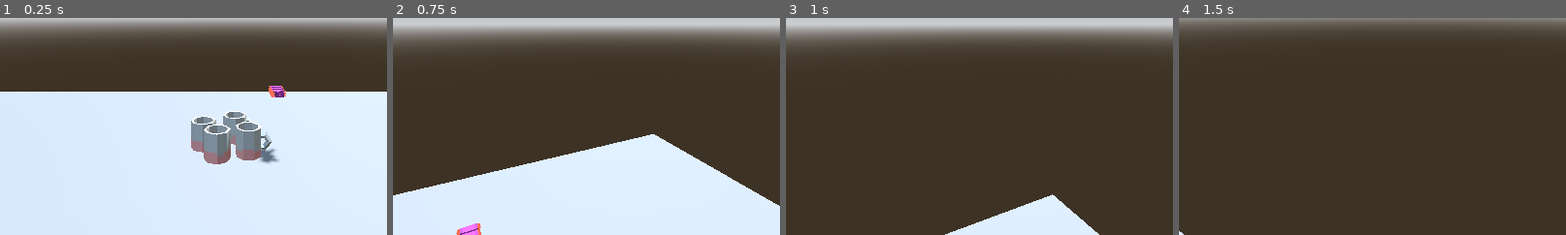
Above: before the commit, frames 1-4 (left to right).
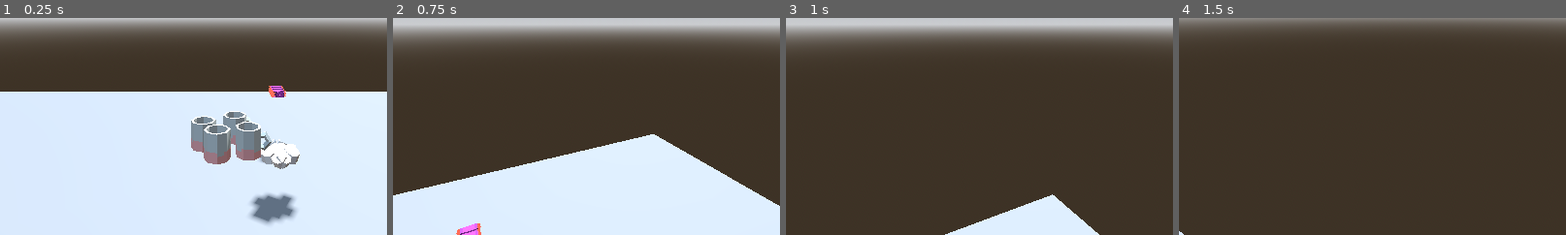
Above: after the commit, the same moments.

Repository: DEVUCP/The-Penguinn
Game: Godot game, scene res://src/test_scene.tscn
The game is run twice, just before and just after one commit, with the same random seed, the same clock (stepped at 60 frames per second) and the same inputs.
Inputs (mouse positions are % of the whole screen's width and height, from its top left):
- Up to frame 1 (0.25 s): no input
- Up to frame 2 (0.75 s): tap Enter (ui_accept) at 0.5 s; move the mouse to (55, 50) at 0.52 s; hold Up (ui_up) from 0.53 s (still down); tap E (interact) at 0.6 s; click (55, 50) at 0.67 s
- Up to frame 3 (1 s): keep holding Up (ui_up); tap Enter (ui_accept) at 0.77 s
- Up to frame 4 (1.5 s): keep holding Up (ui_up); move the mouse to (45, 50) at 1.27 s; click (45, 50) at 1.35 s
The pictures show only the part of the screen within x 20-70%, y 50-100%; the shares and areas given below are measured in that part.

The runs differ from the first frame. In frame 1, 2.2% of the frame differs, in the area x 64-78%, y 55-96%; in frame 2, nothing differs; in frame 3, nothing differs; in frame 4, nothing differs.

Commit message:
feat: Create marshmellow dispenser

Diff:
--- /dev/null
+++ b/src/marshmellow_dispenser.tscn
@@ -0,0 +1,22 @@
+[gd_scene format=3 uid="uid://c11cwpefd5d2m"]
+
+[ext_resource type="Script" uid="uid://6x6330cxp0rg" path="res://src/marshmellow_dispenser.tscn.gd" id="1_uhr52"]
+[ext_resource type="PackedScene" uid="uid://dts0keds04i1h" path="res://assets/models/marshmellows.gltf" id="2_uhr52"]
+
+[sub_resource type="CapsuleShape3D" id="CapsuleShape3D_uwrys"]
+radius = 0.83740234
+height = 1.6748047
+
+[node name="MarshmellowDispenser" type="Node3D" unique_id=1382118397]
+transform = Transform3D(0.4, 0, 0, 0, 0.4, 0, 0, 0, 0.4, 0, 0, 0)
+script = ExtResource("1_uhr52")
+
+[node name="InteractArea" type="Area3D" parent="." unique_id=603900755]
+collision_layer = 2
+
+[node name="CollisionShape3D" type="CollisionShape3D" parent="InteractArea" unique_id=1543878000]
+transform = Transform3D(1, 0, 0, 0, 1, 0, 0, 0, 1, 0, 0.30444336, 0)
+shape = SubResource("CapsuleShape3D_uwrys")
+
+[node name="blockbench_export" parent="." unique_id=827559596 instance=ExtResource("2_uhr52")]
+transform = Transform3D(2.5, 0, 0, 0, 2.5, 0, 0, 0, 2.5, 0, 0, 0)
--- /dev/null
+++ b/src/marshmellow_dispenser.tscn.gd
@@ -0,0 +1,9 @@
+extends Node3D
+
+var ingredient = "MARSHMELLOW"
+
+func get_ingredient() -> String:
+	return ingredient
+
+func get_interactable() -> bool:
+	return true
--- a/src/test_scene.tscn
+++ b/src/test_scene.tscn
@@ -4,6 +4,7 @@
 [ext_resource type="PackedScene" uid="uid://6gij00pcgk2g" path="res://src/mug_dispenser.tscn" id="2_dmphg"]
 [ext_resource type="PackedScene" uid="uid://commrff3x1g5" path="res://src/choco_dispenser.tscn" id="3_l1obu"]
 [ext_resource type="PackedScene" uid="uid://nu3yagndiqi5" path="res://src/milk_dispenser.tscn" id="4_8c4ux"]
+[ext_resource type="PackedScene" uid="uid://c11cwpefd5d2m" path="res://src/marshmellow_dispenser.tscn" id="5_wtt4b"]
 
 [sub_resource type="ProceduralSkyMaterial" id="ProceduralSkyMaterial_sovdr"]
 sky_horizon_color = Color(0.66224277, 0.6717428, 0.6867428, 1)
@@ -52,3 +53,6 @@
 
 [node name="MilkDispenser" parent="." unique_id=1636699530 instance=ExtResource("4_8c4ux")]
 transform = Transform3D(1, 0, 0, 0, 1, 0, 0, 0, 1, 0, 1.3270428, 2.1640267)
+
+[node name="MarshmellowDispenser" parent="." unique_id=11613639 instance=ExtResource("5_wtt4b")]
+transform = Transform3D(0.4, 0, 0, 0, 0.4, 0, 0, 0, 0.4, 0.42225027, 0.86790943, -2.6851404)
Not shown, added: assets/models/marshmellows.gltf
Not shown, added: assets/models/marshmellows.gltf.import
Binary file added: assets/models/marshmellows_0.png
Not shown, added: assets/models/marshmellows_0.png.import
Not shown, added: src/marshmellow_dispenser.tscn.gd.uid
